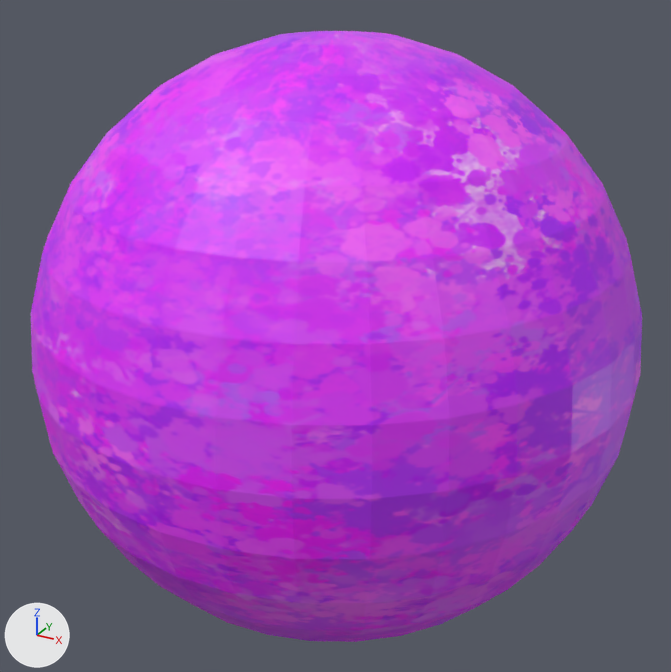
One commit to the OBJ model DirectXGame/Resources/sphere/sphere.obj: the scene before it, then after it.
Before and after are seen from a 50 mm lens placed at (70.5, -128.4, 64.2), pointed at (-0.1, -0.1, 0.0). The axes (+X, +Y, +Z) are drawn at lower left. The lights are the same throughout. The older version comes first. Where no turn or scale is listed for an object, it has been applied to the vertices.

Names of what the first picture shows: '球'.
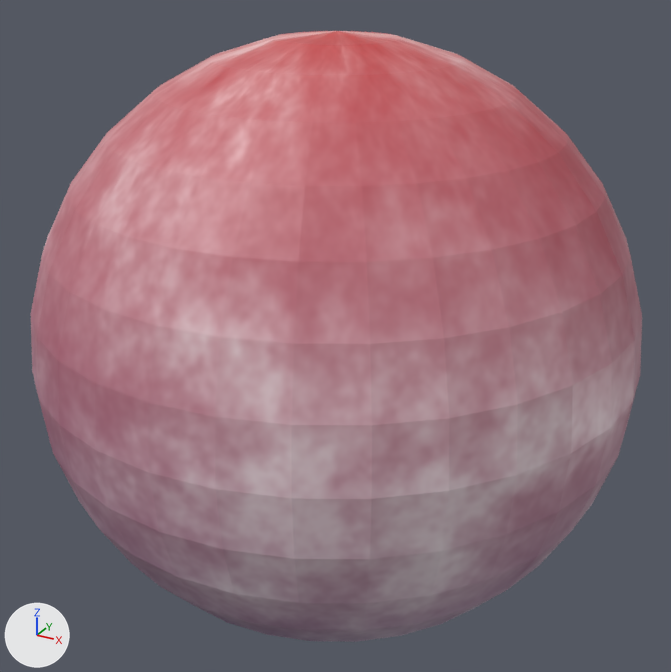
The newer file is also rescaled (x6.921) as a whole; pictures and numbers use the older file's frame.

Location of each change, (x1, y1, x2, y2) in pixels of the pictures (671 x 672 px):
'球', surface changed (purple to pink)
    both: (31, 31, 642, 642)

The change, as a diff of the scene's bpy script:
```diff
--- a/DirectXGame/Resources/sphere/sphere.obj.py
+++ b/DirectXGame/Resources/sphere/sphere.obj.py
@@ img_sky_sphere_png @@
+img_sky_sphere_png = load_image('sky_sphere.png', 'sky_sphere.png', 2160, 1080, 'sRGB')
@@ mat_マテリアル @@
 mat_マテリアル = principled_material('マテリアル')
-mat_マテリアル.texture = img_sample_png
+mat_マテリアル.texture = img_sky_sphere_png
```
